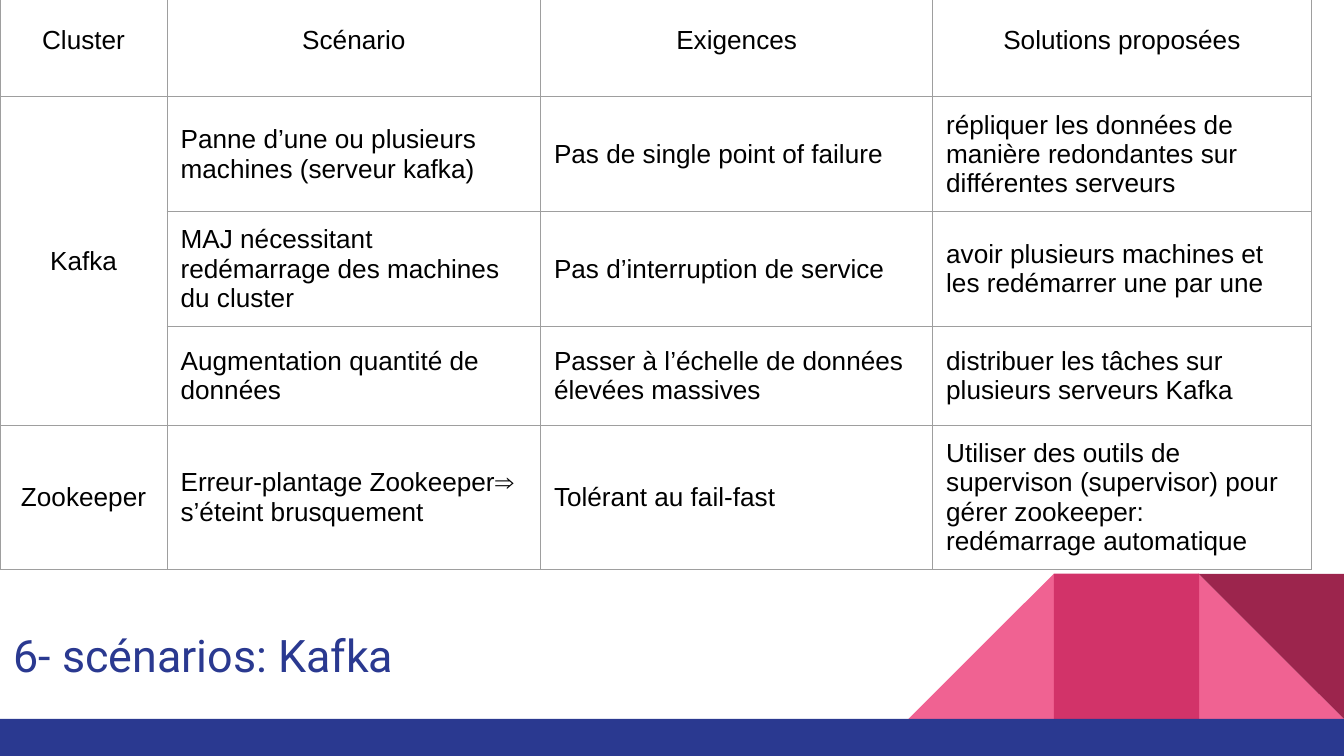
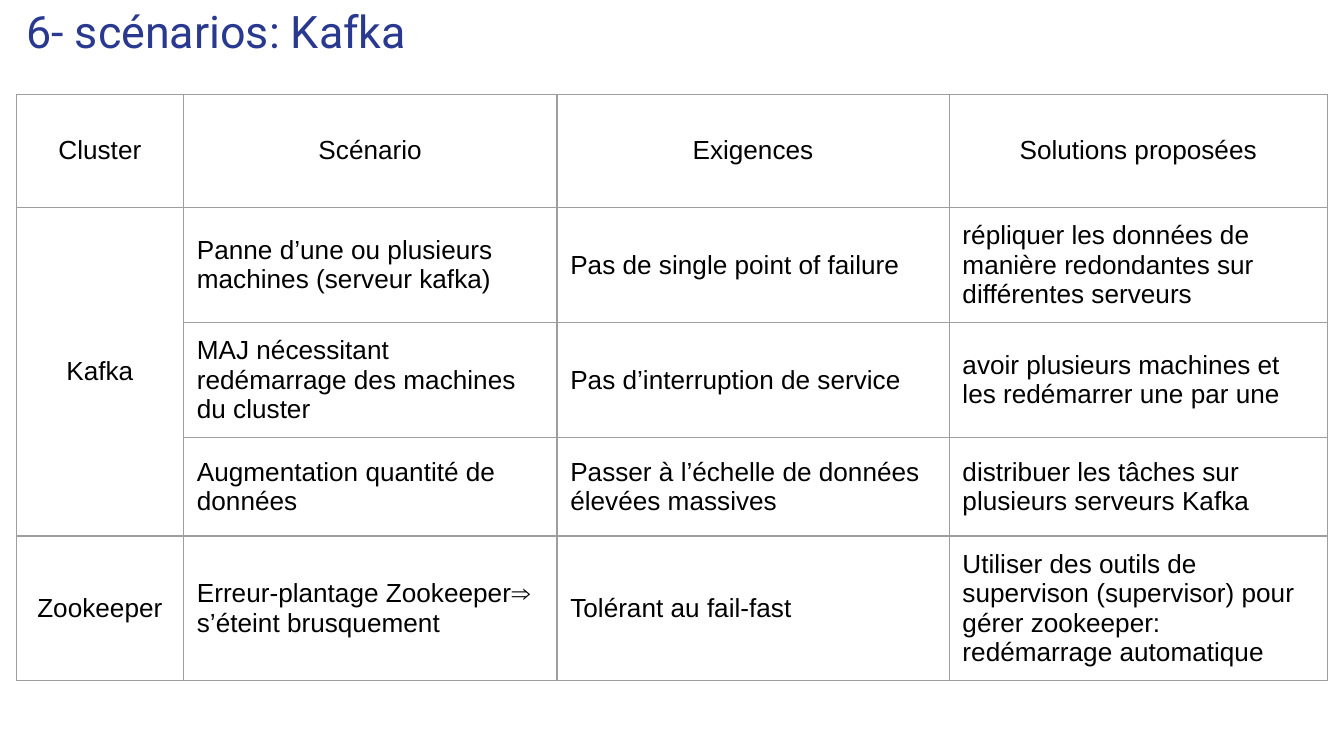
Before and after one commit to carolio7/lambda_architecture_for_tweetsProcessing, a slide deck: slide 28 of presentation/presentation_projet5_v01.pptx. Drawn at 1344x756 pixels with LibreOffice and Linux fonts; fonts in the diff are those of the drawing. Boxes give left, top, right and bottom in pixels: in the first picture for what was removed or moved away, otherwise in the second. Text is boxed around its words. In the diff, an @@ line names an element or a change of style, - is before the commit and + after.

```diff
--- a/presentation/presentation_projet5_v01.pptx
+++ b/presentation/presentation_projet5_v01.pptx
@@ title "6- scénarios: Kafka": place and size @@
-title "6- scénarios: Kafka" at (13,638,393,673)
+title "6- scénarios: Kafka" at (26,14,406,49)
@@ table: place and size @@
-table at (0,0,1312,560)
+table at (16,94,1328,671)
@@ group removed at (0,574,1344,756): 3 right triangles, 2 rectangles @@
```
Also in this commit, not shown: 6 other slides changed, 7 other files.
